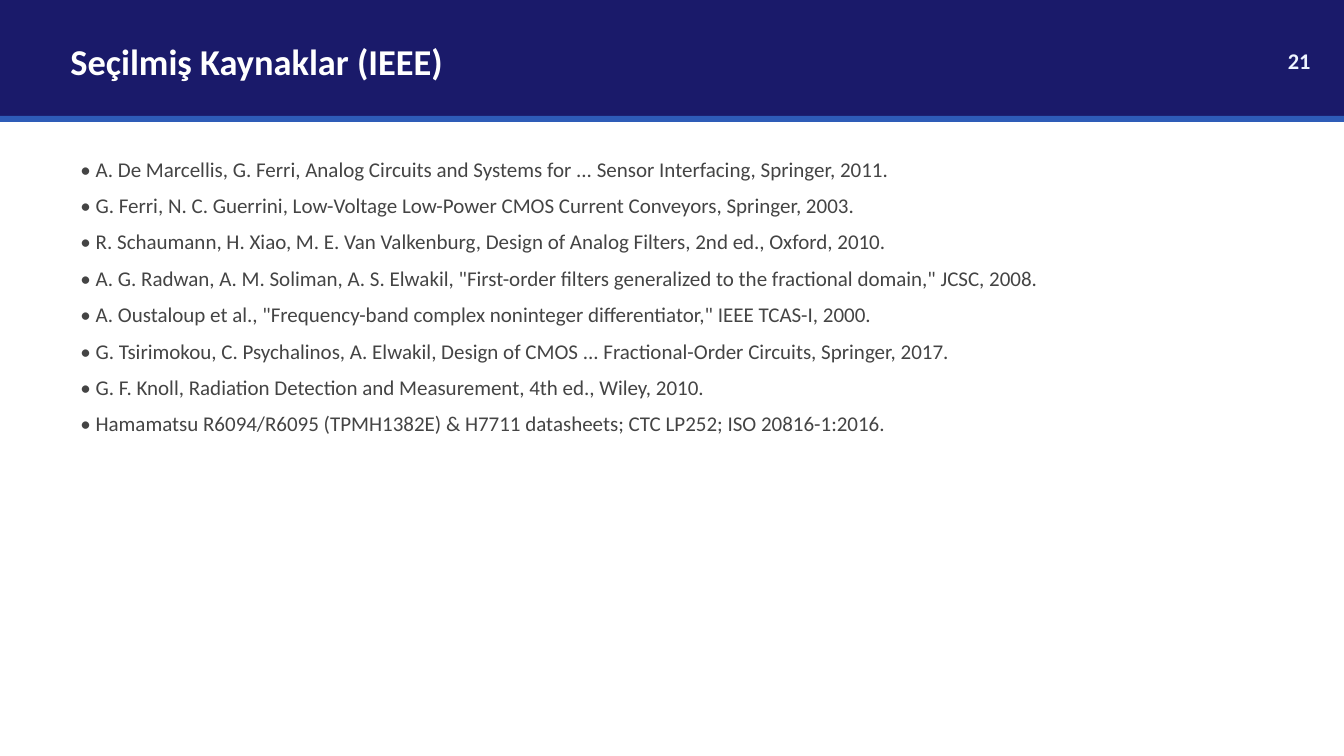
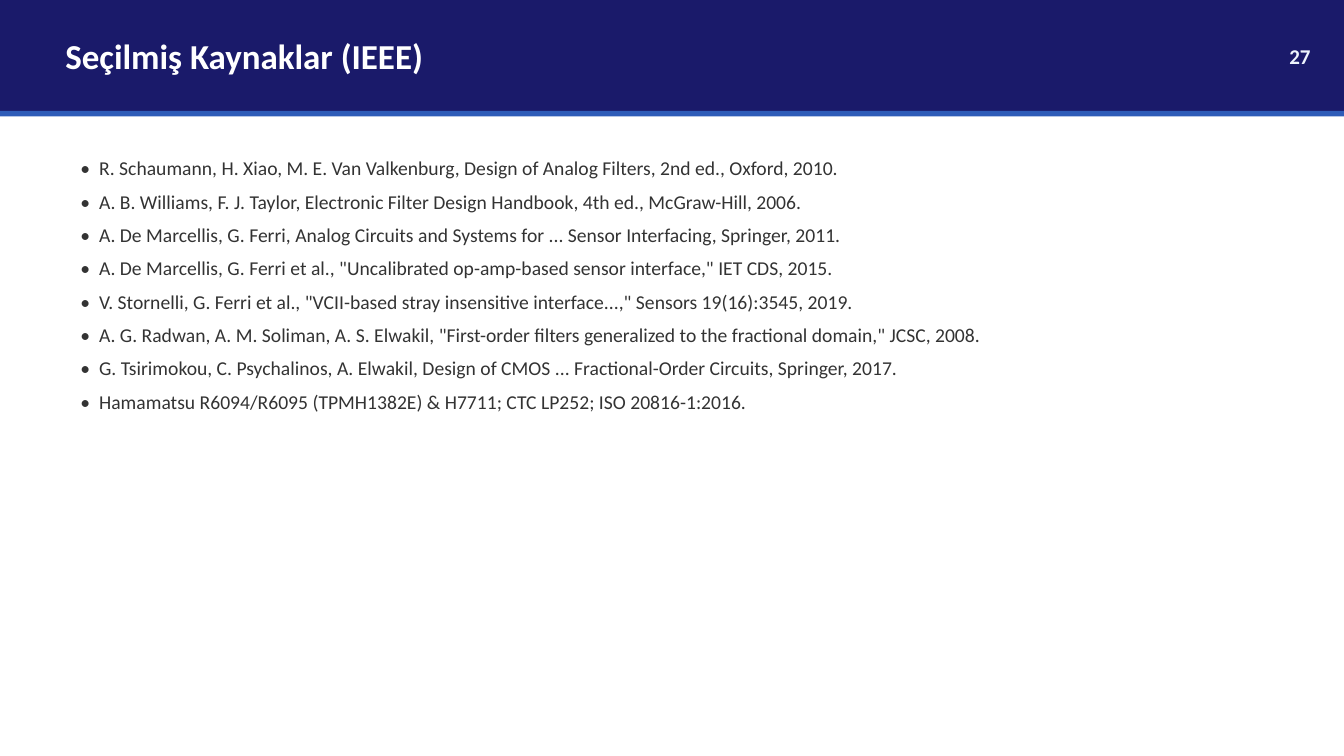
Before and after one commit to selinacr/selin, a slide deck: slide 27 of analog-filtre-tez/EEM537_Sunum_SelinACAR.pptx (slide 21 before the commit). Drawn at 1344x756 pixels with LibreOffice and Linux fonts; fonts in the diff are those of the drawing. Boxes give left, top, right and bottom in pixels: in the first picture for what was removed or moved away, otherwise in the second. Text is boxed around its words. In the diff, an @@ line names an element or a change of style, - is before the commit and + after.

```diff
--- a/analog-filtre-tez/EEM537_Sunum_SelinACAR.pptx
+++ b/analog-filtre-tez/EEM537_Sunum_SelinACAR.pptx
@@ rectangle: place and size @@
-rectangle at <box>0,0,1344,116</box>
+rectangle at <box>0,0,1344,111</box>
@@ text "Seçilmiş Kaynaklar (IEEE)" at <box>65,43,423,75</box>: size 26 to 25 pt; less space between paragraphs @@
@@ text removed at <box>1288,54,1311,69</box> @@
-21
@@ text added at <box>1289,50,1310,64</box>, 15 pt, text #EEF4FF, bold @@
+27
@@ rectangle: place and size @@
-rectangle at <box>0,116,1344,122</box>
+rectangle at <box>0,111,1344,117</box>
@@ text at <box>99,161,838,213</box>: paragraphs added @@
+• R. Schaumann, H. Xiao, M. E. Van Valkenburg, Design of Analog Filters, 2nd ed., Oxford, 2010.
+• A. B. Williams, F. J. Taylor, Electronic Filter Design Handbook, 4th ed., McGraw-Hill, 2006.
@@ text at <box>99,228,980,379</box>: size 15 to 14 pt, text colour #444444 to #333333 in "• A. De Marcellis, G. Ferri, Analog ...", "• A. G. Radwan, A. M. Soliman, ...", "• G. Tsirimokou, C. Psychalinos, A. Elwakil, ..."; less space between paragraphs @@
@@ text at <box>99,261,853,312</box>: text changed; size 15 to 14 pt; text colour #444444 to #333333 @@
-• G. Ferri, N. C. Guerrini, Low-Voltage Low-Power CMOS Current Conveyors, Springer, 2003.
-• R. Schaumann, H. Xiao, M. E. Van Valkenburg, Design of Analog Filters, 2nd ed., Oxford, 2010.
+• A. De Marcellis, G. Ferri et al., "Uncalibrated op-amp-based sensor interface," IET CDS, 2015.
+• V. Stornelli, G. Ferri et al., "VCII-based stray insensitive interface...," Sensors 19(16):3545, 2019.
@@ text at <box>96,307,871,326</box>: paragraph removed @@
-• A. Oustaloup et al., "Frequency-band complex noninteger differentiator," IEEE TCAS-I, 2000.
@@ text at <box>99,395,746,412</box>: text changed; size 15 to 14 pt; text colour #444444 to #333333 @@
-• G. F. Knoll, Radiation Detection and Measurement, 4th ed., Wiley, 2010.
-• Hamamatsu R6094/R6095 (TPMH1382E) & H7711 datasheets; CTC LP252; ISO 20816-1:2016.
+• Hamamatsu R6094/R6095 (TPMH1382E) & H7711; CTC LP252; ISO 20816-1:2016.
```
Also in this commit, not shown: 14 other slides changed, 12 slides added, 6 slides removed.
